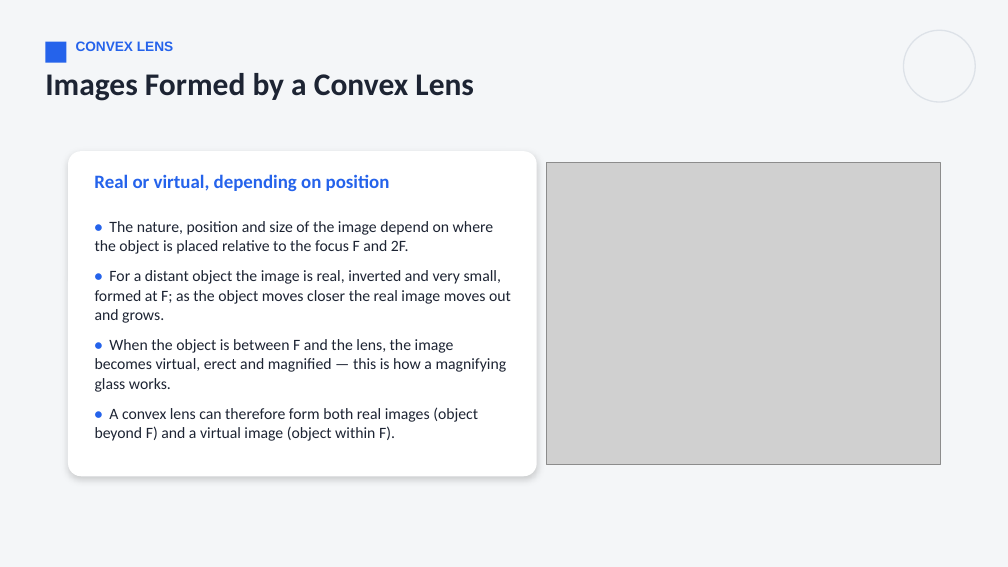
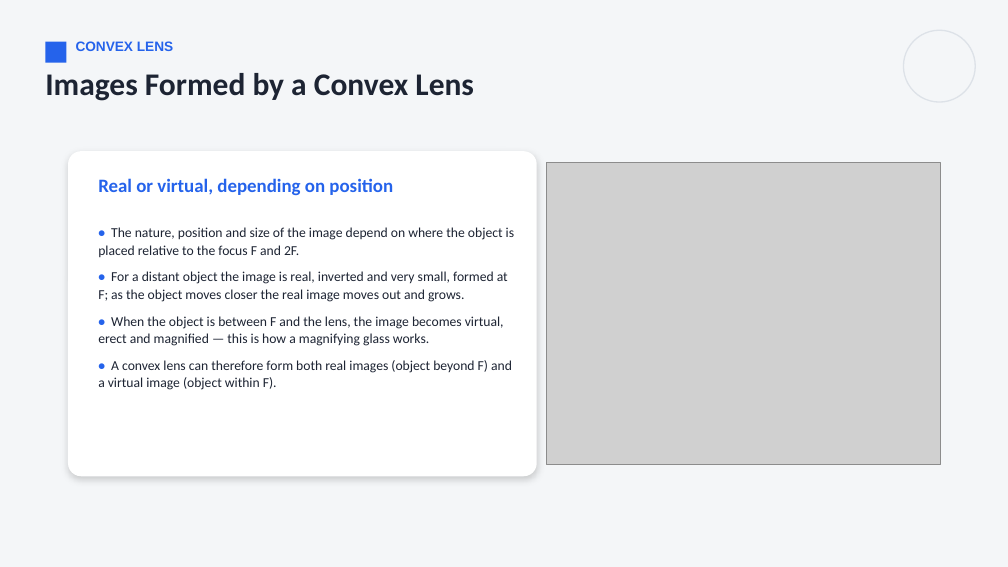
Before and after one commit to parmeshwars2911/MyFirstAR, a slide deck: slide 7 of ppt/MH_Grade10/MH10_S64_Lenses.pptx. Drawn at 1008x567 pixels with LibreOffice and Linux fonts; fonts in the diff are those of the drawing; grey boxes stand for pictures. Boxes give left, top, right and bottom in pixels: in the first picture for what was removed or moved away, otherwise in the second. Text is boxed around its words. In the diff, an @@ line names an element or a change of style, - is before the commit and + after.

```diff
--- a/ppt/MH_Grade10/MH10_S64_Lenses.pptx
+++ b/ppt/MH_Grade10/MH10_S64_Lenses.pptx
@@ text "Real or virtual, depending on ..." moved from (x1=94, y1=174, x2=390, y2=191) to (x1=98, y1=178, x2=393, y2=195) @@
@@ text "• The nature, position and ..." at (x1=98, y1=227, x2=514, y2=390): size 15 to 13 pt; line spacing 1.05 to 1.06 @@
```
Also in this commit, not shown: 4 other slides changed, 12 other files.
